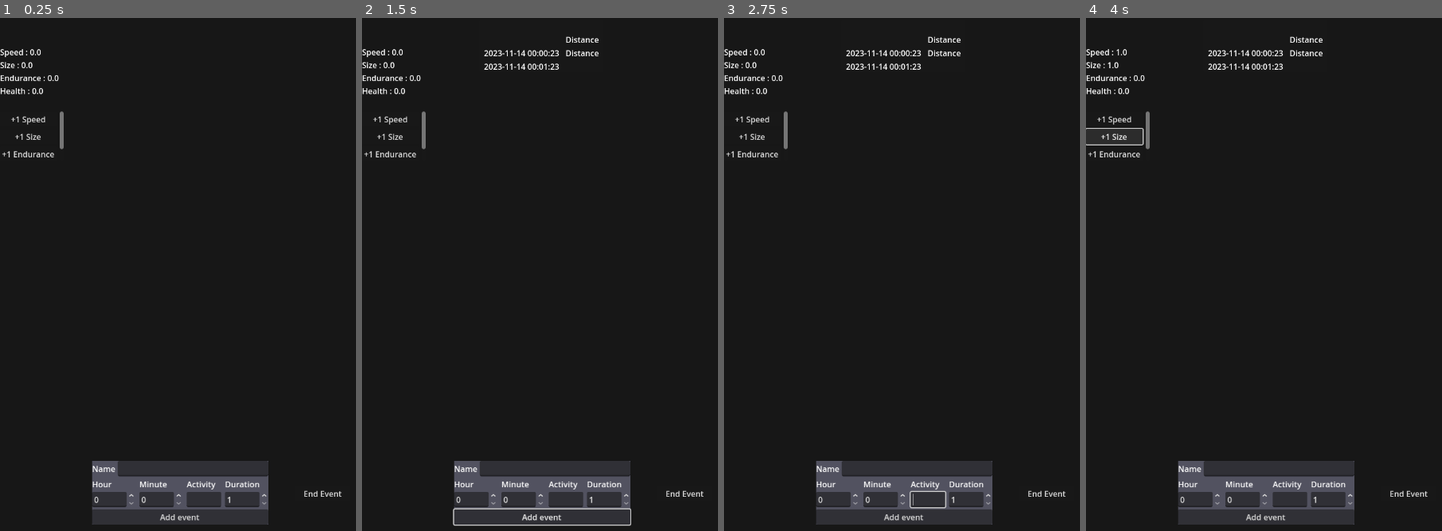
Above: before the commit, frames 1-4 (left to right).
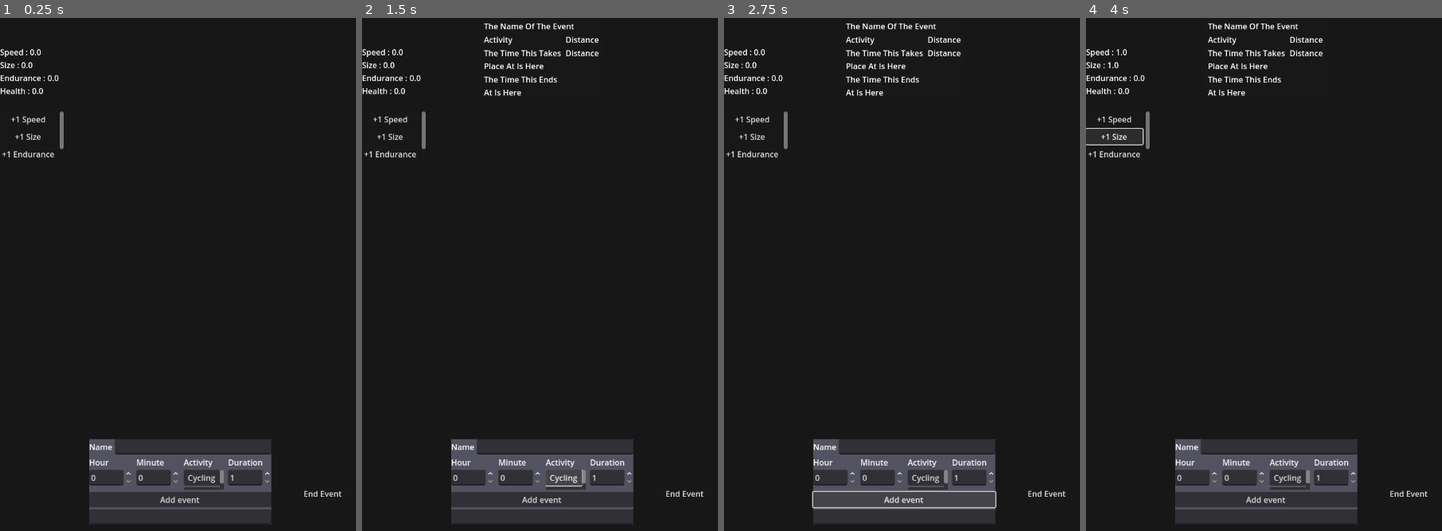
Above: after the commit, the same moments.

Repository: Faisa-l/AT-Interactivity-for-Activity-Project
Game: Godot game, scene res://Scenes/main.tscn
Two runs of this game, one before a commit and one after it. Both use one fixed random seed, a clock stepped at 60 frames per second and the inputs below. The engine's default icon, where the game draws it, is replaced by a stand-in: a white triangle on a blue panel in a dark square.
Inputs (mouse positions are in pixels of both pictures, inside the frame that each line leads up to):
- Up to frame 1 (0.25 s): no input
- Up to frame 2 (1.5 s): click "Add event" at 0.5 s; click (564, 479) at 1.25 s, where only the run after the commit has a clickable "Cycling"
- Up to frame 3 (2.75 s): click (926, 495) at 2 s, where only the run after the commit has a clickable "Walking"
- Up to frame 4 (4 s): click "+1 Speed" at 2.75 s; click "+1 Size" at 3.5 s

The runs differ from the first frame. In frame 1, 4.5% of the frame differs, in the area x 25-77%, y 82-99%; in frame 2, 5.6%, in the area x 25-77%, y 1-100%; in frame 3, 5.5%; in frame 4, 5.3%.
Error after the commit: Invalid access to property or key 'activity_name' on a base object of type 'Nil'. (res://Scripts/displayed_activity_notification.gd:26)

Commit message:
Replace string activites with its resource
i will discover nine billion bugs between this commit and the next.
Autoload script for enums so that there are globally accessible enums

Diff:
--- /dev/null
+++ b/Resources/cycling_resource.tres
@@ -0,0 +1,10 @@
+[gd_resource type="Resource" script_class="PhysicalActivity" load_steps=2 format=3 uid="uid://c7r6wirhxw8vd"]
+
+[ext_resource type="Script" uid="uid://dxbuf0hyuehtf" path="res://Scripts/PhysicalActivity.gd" id="1_x5iqu"]
+
+[resource]
+script = ExtResource("1_x5iqu")
+activity_name = "Cycling"
+activity_Type = 2
+measurement = "Distance"
+metadata/_custom_type_script = "uid://dxbuf0hyuehtf"
--- a/Scenes/event_creator.tscn
+++ b/Scenes/event_creator.tscn
@@ -1,7 +1,8 @@
-[gd_scene load_steps=3 format=3 uid="uid://cnn2y8cbyyc2u"]
+[gd_scene load_steps=4 format=3 uid="uid://cnn2y8cbyyc2u"]
 
 [ext_resource type="Script" uid="uid://24g8myqs06hp" path="res://Scripts/input_text_validation.gd" id="1_31knt"]
 [ext_resource type="Script" uid="uid://jmmq4h6whmf3" path="res://Scripts/event_creator.gd" id="1_wwcuh"]
+[ext_resource type="PackedScene" uid="uid://dxv30u0l6yrgr" path="res://Scenes/physical_activities_list.tscn" id="2_tglag"]
 
 [node name="EventCreator" type="PanelContainer"]
 offset_right = 264.0
@@ -69,11 +70,8 @@
 size_flags_horizontal = 3
 text = "Activity"
 
-[node name="ActivityEdit" type="LineEdit" parent="Container/HBoxContainer/Activity"]
+[node name="PhysicalActivityList" parent="Container/HBoxContainer/Activity" instance=ExtResource("2_tglag")]
 layout_mode = 2
-max_length = 12
-expand_to_text_length = true
-script = ExtResource("1_31knt")
 
 [node name="Duration" type="VBoxContainer" parent="Container/HBoxContainer"]
 layout_mode = 2
@@ -94,5 +92,11 @@
 layout_mode = 2
 text = "Add event"
 
-[connection signal="text_changed" from="Container/HBoxContainer/Activity/ActivityEdit" to="Container/HBoxContainer/Activity/ActivityEdit" method="_on_text_changed"]
+[node name="ActivityEdit" type="LineEdit" parent="Container"]
+layout_mode = 2
+max_length = 12
+expand_to_text_length = true
+script = ExtResource("1_31knt")
+
 [connection signal="button_up" from="Container/Button" to="." method="_on_button_button_up"]
+[connection signal="text_changed" from="Container/ActivityEdit" to="Container/ActivityEdit" method="_on_text_changed"]
--- /dev/null
+++ b/Scenes/physical_activities_list.gd
@@ -0,0 +1,28 @@
+class_name PhysicalActivityList extends ScrollContainer
+
+# List will contain all types of physical activites the user can select
+
+@export
+var physical_activities : Dictionary[String, PhysicalActivity]
+
+@onready
+var container : VBoxContainer = $VBoxContainer
+
+var selected : PhysicalActivity
+
+func _ready() -> void:
+	initalise()
+
+# Loads the list with buttons and bind its events
+func initalise() -> void:
+	for activity in physical_activities.keys():
+		var button : Button = Button.new()
+
+		button.text = activity
+		button.button_up.connect(func(): set_selected(activity))
+
+		container.add_child(button)
+
+# Returns the physical activity when a button is clicked
+func set_selected(activity : String) -> void:
+	selected = physical_activities[activity]
--- a/Scenes/physical_activities_list.tscn
+++ b/Scenes/physical_activities_list.tscn
@@ -1,8 +1,21 @@
-[gd_scene format=3 uid="uid://dxv30u0l6yrgr"]
+[gd_scene load_steps=5 format=3 uid="uid://dxv30u0l6yrgr"]
+
+[ext_resource type="Script" uid="uid://bnwba31wvoesd" path="res://Scenes/physical_activities_list.gd" id="1_7mn85"]
+[ext_resource type="Script" uid="uid://dxbuf0hyuehtf" path="res://Scripts/PhysicalActivity.gd" id="2_fui1x"]
+[ext_resource type="Resource" uid="uid://cykn3m6s658ph" path="res://Resources/walking_resource.tres" id="3_nggsy"]
+[ext_resource type="Resource" uid="uid://c7r6wirhxw8vd" path="res://Resources/cycling_resource.tres" id="4_nggsy"]
 
 [node name="PhysicalActivityList" type="ScrollContainer"]
+custom_minimum_size = Vector2(80, 40)
 offset_right = 40.0
 offset_bottom = 40.0
+script = ExtResource("1_7mn85")
+physical_activities = Dictionary[String, ExtResource("2_fui1x")]({
+"Cycling": ExtResource("4_nggsy"),
+"Walking": ExtResource("3_nggsy")
+})
 
 [node name="VBoxContainer" type="VBoxContainer" parent="."]
 layout_mode = 2
+size_flags_horizontal = 3
+size_flags_vertical = 3
--- a/Scripts/PhysicalActivity.gd
+++ b/Scripts/PhysicalActivity.gd
@@ -1,8 +1,5 @@
 # Resource asset for each individual physical activity
-
 class_name PhysicalActivity extends Resource
-
-enum ActivityType {WALKING, RUNNING, CYCLING}
 
 # The name of the activity
 @export
@@ -10,7 +7,7 @@
 
 # Type of activity performed
 @export
-var activity_Type : ActivityType
+var activity_Type : Enums.ActivityType
 
 # How the activity is measured (distance, speed, steps, etc.)
 @export
--- a/Scripts/activity_scheduler.gd
+++ b/Scripts/activity_scheduler.gd
@@ -13,7 +13,7 @@
 	event_ended.connect(clear_current_event)
 
 # Schedules an activity_name to perform at
-func schedule_activity(activity_name : String, starts : Dictionary, duration : int, title : String = "Event") -> ScheduledActivity:
+func schedule_activity(activity : PhysicalActivity, starts : Dictionary, duration : int, title : String = "Event") -> ScheduledActivity:
 	# Make sure activity is not overlapping an existing one
 	var bstart : int = Time.get_unix_time_from_datetime_dict(starts)
 	var bend : int = bstart + (duration*60)
@@ -25,7 +25,7 @@
 			return null
 
 	var new_activity : ScheduledActivity = ScheduledActivity.new()
-	new_activity.activity = activity_name
+	new_activity.activity = activity
 	new_activity.starts = starts
 	new_activity.duration = duration
 	new_activity.title = title
@@ -60,10 +60,10 @@
 	var start : int = Time.get_unix_time_from_datetime_dict(event.starts)
 	var end : int = start + (event.duration*60)
 	if (start <= now and now <= end):
-		print("event " + event.activity + " is active")
+		print("event " + event.activity.activity_name + " is active")
 		return true
 	else:
-		print("event " + event.activity + " is not active")
+		print("event " + event.activity.activity_name + " is not active")
 		return false
 
 # Ensures an event ending clears the current event
--- a/Scripts/displayed_activity_notification.gd
+++ b/Scripts/displayed_activity_notification.gd
@@ -23,7 +23,7 @@
 	var ends : int = Time.get_unix_time_from_datetime_dict(start)
 	ends += (scheduled_activity.duration * 60)
 
-	activity_label.text = scheduled_activity.activity
+	activity_label.text = scheduled_activity.activity.activity_name
 	time_label.text = Time.get_datetime_string_from_datetime_dict(start, true)
 	ends_label.text = Time.get_datetime_string_from_unix_time(ends, true)
 	name_label.text = scheduled_activity.title
--- /dev/null
+++ b/Scripts/enums.gd
@@ -0,0 +1,9 @@
+extends Node
+# Autoload for all types of enums
+
+enum ActivityType
+{
+	WALKING,
+	RUNNING,
+	CYCLING
+}
--- a/Scripts/event_creator.gd
+++ b/Scripts/event_creator.gd
@@ -1,6 +1,6 @@
 class_name EventCreator extends PanelContainer
 
-signal event_submitted(hours: int, minutes: int, activity : String, duration : int, title : String)
+signal event_submitted(hours: int, minutes: int, activity : PhysicalActivity, duration : int, title : String)
 
 @onready
 var hours_box : SpinBox = $Container/HBoxContainer/Hours/HourEdit
@@ -8,8 +8,11 @@
 @onready
 var minutes_box : SpinBox = $Container/HBoxContainer/Minutes/MinuteEdit
 
+#@onready
+#var activity_box : LineEdit = $Container/HBoxContainer/Activity/ActivityEdit
+
 @onready
-var activity_box : LineEdit = $Container/HBoxContainer/Activity/ActivityEdit
+var activity_list : PhysicalActivityList = $Container/HBoxContainer/Activity/PhysicalActivityList
 
 @onready
 var duration_box : SpinBox = $Container/HBoxContainer/Duration/DurationEdit
@@ -23,7 +26,7 @@
 func _ready() -> void:
 	hours_box.get_line_edit().context_menu_enabled = false
 	minutes_box.get_line_edit().context_menu_enabled = false
-	activity_box.context_menu_enabled = false
+	# activity_box.context_menu_enabled = false
 
 # Submit the event
 func _on_button_button_up() -> void:
@@ -31,4 +34,7 @@
 	if hours_box.value < 0 or hours_box.value > 24: return
 	if minutes_box.value < 0 or minutes_box.value > 60: return
 
-	event_submitted.emit(hours_box.value, minutes_box.value, activity_box.text, duration_box.value, name_box.text)
+	var activity : PhysicalActivity = activity_list.selected
+
+	# event_submitted.emit(hours_box.value, minutes_box.value, activity_box.text, duration_box.value, name_box.text)
+	event_submitted.emit(hours_box.value, minutes_box.value, activity, duration_box.value, name_box.text)
--- a/Scripts/main.gd
+++ b/Scripts/main.gd
@@ -26,7 +26,7 @@
 	activity_scheduler.event_ended.connect(process_event_ended)
 	activity_scheduler.event_running.connect(process_event_running)
 
-func on_event_submitted(hours: int, minutes: int, activity : String, duration : int, title : String) -> void:
+func on_event_submitted(hours: int, minutes: int, activity : PhysicalActivity, duration : int, title : String) -> void:
 	# Convert to dictionary
 	var time : Dictionary = Time.get_datetime_dict_from_system()
 	time["hour"] = hours
@@ -37,25 +37,26 @@
 		var card : DisplayedActivityNotification = notification_scene.instantiate()
 		notification_list.add_child(card)
 		card.initialise(success)
-		notification_pairs[activity] = card
+		notification_pairs[activity.activity_name] = card
 
 # When a scheduled event starts, start the corresponding tracker
 func process_event_started(event: ScheduledActivity) -> void:
-	if event.activity == "Walking":
+	if event.activity.type.activity_Type == Enums.ActivityType.WALKING:
 		walking_tracker.reset()
 		walking_tracker.start()
 
 # When a scheduled event ends, stop the corresponding tracker
 func process_event_ended(event: ScheduledActivity) -> void:
-	if event.activity == "Walking":
+	if event.activity.type.activity_Type == Enums.ActivityType.WALKING:
+
 		walking_tracker.pause()
 		print("Walked distance: " + str(walking_tracker.distance_travelled))
 		user_pet.on_event_ended(event)
-		notification_pairs[event.activity].queue_free()
+		notification_pairs[event.activity.activity_name].queue_free()
 
 # When a scheduled event is running, perform its tracker thing
 func process_event_running(event: ScheduledActivity) -> void:
-	if event.activity == "Walking":
+	if event.activity.type.activity_Type == Enums.ActivityType.WALKING:
 		event.result = walking_tracker.distance_travelled
 		notification_pairs["Walking"].activity_value_label.text = str(event.result)
 		# user_pet.on_event_ended(event)
--- a/Scripts/scheduled_activity.gd
+++ b/Scripts/scheduled_activity.gd
@@ -2,7 +2,7 @@
 class_name ScheduledActivity
 
 # What the activity actually is
-var activity : String
+var activity : PhysicalActivity
 
 # What time this activity takes place at
 var starts : Dictionary
--- a/Scripts/user_pet.gd
+++ b/Scripts/user_pet.gd
@@ -40,8 +40,7 @@
 
 # Process the activity and then run its process
 func on_event_ended(event: ScheduledActivity) -> void:
-
-	if event.activity == "Walking":
+	if event.activity.type.activity_Type == Enums.ActivityType.WALKING:
 		var stat_boosts : Dictionary = process_walking(event)
 		combine_at_intersection(pet_stats, stat_boosts)
 
--- a/project.godot
+++ b/project.godot
@@ -15,6 +15,10 @@
 config/features=PackedStringArray("4.5", "Mobile")
 config/icon="res://icon.svg"
 
+[autoload]
+
+Enums="*res://Scripts/enums.gd"
+
 [display]
 
 window/size/viewport_width=720
Not shown, added: Scenes/physical_activities_list.gd.uid
Not shown, added: Scripts/enums.gd.uid
Not shown, added: Scenes/main.tscn7855972302.tmp
